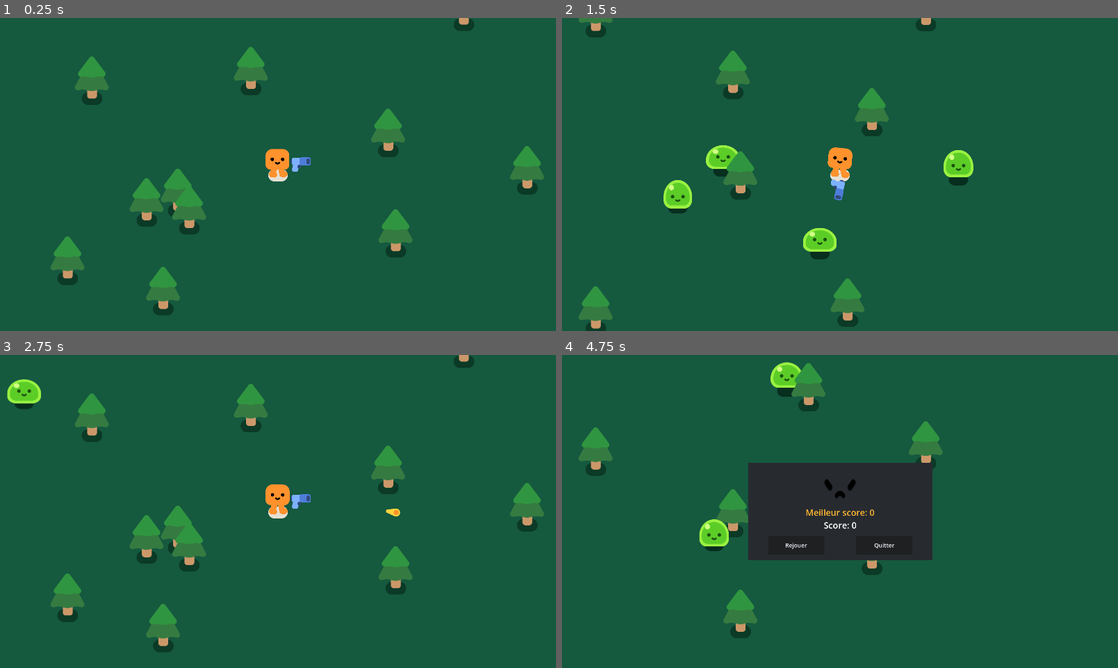
Above: before the commit, frames 1-4 (two rows, left to right).
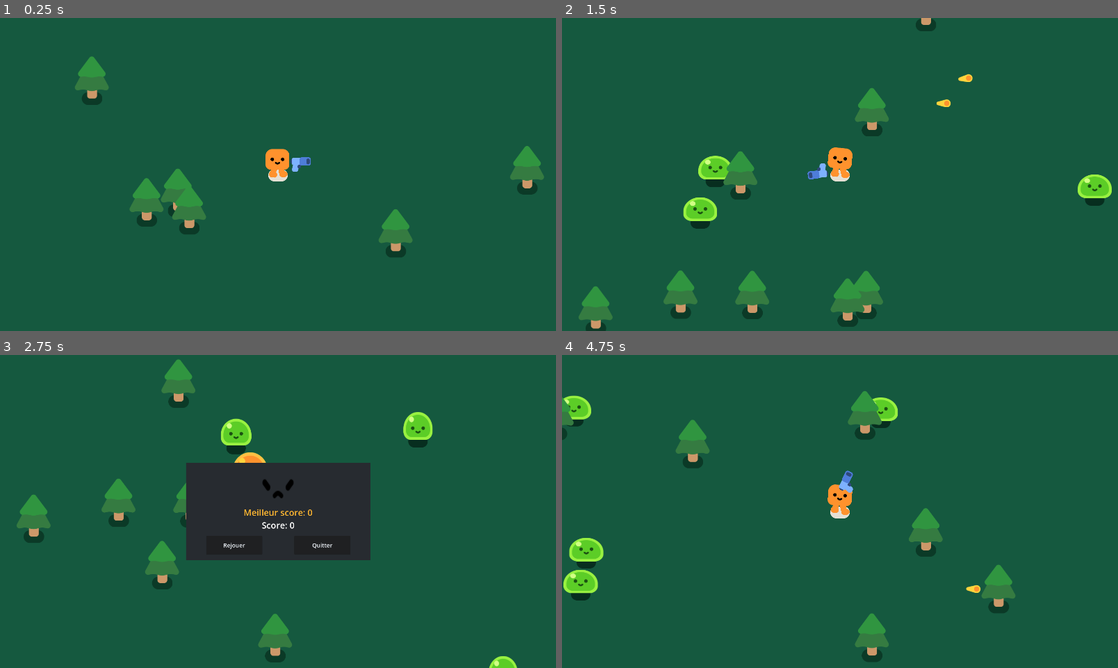
Above: after the commit, the same moments.

Repository: ava-hip/WIP-survivorgame
Game: Godot game, scene res://game.tscn
Two runs of this game, one before a commit and one after it. Both use one fixed random seed, a clock stepped at 60 frames per second and the inputs below.
Inputs (mouse positions are in pixels of both pictures, inside the frame that each line leads up to):
- Up to frame 1 (0.25 s): no input
- Up to frame 2 (1.5 s): hold D (move_right) 0.53-1.28 s; hold S (move_down) from 1.28 s (still down)
- Up to frame 3 (2.75 s): release S (move_down) at 2 s; click (233, 545) at 2 s, where only the run before the commit has a clickable "Rejouer"
- Up to frame 4 (4.75 s): click (795, 545) at 2.75 s, where only the run after the commit has a clickable "Rejouer"; hold D (move_right) 3.53-4.28 s; hold W (move_up) from 4.28 s (still down)

The runs differ from the first frame. In frame 1, 2.4% of the frame differs, in the area x 9-86%, y 0-95%; in frame 2, 5.5%; in frame 3, 20%, in the area x 1-98%, y 0-100%; in frame 4, 18%.

Commit message:
feat : arbres dynamiques

Diff:
--- a/game.tscn
+++ b/game.tscn
@@ -10,6 +10,9 @@
 "points": PackedVector2Array(0, 0, 0, 0, -122, -153, 0, 0, 0, 0, 2102, -158, 0, 0, 0, 0, 2108, 1243, 0, 0, 0, 0, -130, 1235, 0, 0, 0, 0, -122, -153)
 }
 point_count = 5
+
+[sub_resource type="RectangleShape2D" id="RectangleShape2D_kw523"]
+size = Vector2(3404, 2098)
 
 [node name="Game" type="Node2D"]
 y_sort_enabled = true
@@ -35,14 +38,24 @@
 position = Vector2(-122, -153)
 rotation = -0.0022482
 
+[node name="Path2D2" type="Path2D" parent="Player"]
+position = Vector2(-974, -572)
+curve = SubResource("Curve2D_fx10f")
+
+[node name="PathFollow2D" type="PathFollow2D" parent="Player/Path2D2"]
+position = Vector2(-122, -153)
+rotation = -0.0022482
+
+[node name="Area2D" type="Area2D" parent="Player"]
+
+[node name="CollisionShape2D" type="CollisionShape2D" parent="Player/Area2D"]
+shape = SubResource("RectangleShape2D_kw523")
+
 [node name="PineTree" parent="." instance=ExtResource("2_tk2wh")]
 position = Vector2(628, 688)
 
 [node name="PineTree4" parent="." instance=ExtResource("2_tk2wh")]
 position = Vector2(520, 721)
-
-[node name="PineTree13" parent="." instance=ExtResource("2_tk2wh")]
-position = Vector2(577, 1027)
 
 [node name="PineTree14" parent="." instance=ExtResource("2_tk2wh")]
 position = Vector2(880, 1294)
@@ -50,14 +63,11 @@
 [node name="PineTree6" parent="." instance=ExtResource("2_tk2wh")]
 position = Vector2(331, 301)
 
-[node name="PineTree7" parent="." instance=ExtResource("2_tk2wh")]
-position = Vector2(247, 922)
+[node name="PineTree9" parent="." instance=ExtResource("2_tk2wh")]
+position = Vector2(1215, -58)
 
-[node name="PineTree8" parent="." instance=ExtResource("2_tk2wh")]
-position = Vector2(1354, 481)
-
-[node name="PineTree9" parent="." instance=ExtResource("2_tk2wh")]
-position = Vector2(1615, 46)
+[node name="PineTree13" parent="." instance=ExtResource("2_tk2wh")]
+position = Vector2(-345, 554)
 
 [node name="PineTree10" parent="." instance=ExtResource("2_tk2wh")]
 position = Vector2(2020, 247)
@@ -71,14 +81,11 @@
 [node name="PineTree5" parent="." instance=ExtResource("2_tk2wh")]
 position = Vector2(667, 748)
 
-[node name="PineTree2" parent="." instance=ExtResource("2_tk2wh")]
-position = Vector2(880, 268)
-
 [node name="PineTree3" parent="." instance=ExtResource("2_tk2wh")]
 position = Vector2(1380, 828)
 
 [node name="Timer" type="Timer" parent="."]
-wait_time = 0.3
+wait_time = 0.4
 autostart = true
 
 [node name="MusicBG" type="AudioStreamPlayer" parent="."]
@@ -87,5 +94,11 @@
 volume_db = -20.0
 autoplay = true
 
+[node name="Trees" type="Timer" parent="."]
+wait_time = 0.125
+autostart = true
+
 [connection signal="health_depleted" from="Player" to="." method="_on_player_health_depleted"]
+[connection signal="body_exited" from="Player/Area2D" to="." method="_on_area_2d_body_exited"]
 [connection signal="timeout" from="Timer" to="." method="_on_timer_timeout"]
+[connection signal="timeout" from="Trees" to="." method="_on_trees_timeout"]
--- a/scripts/game.gd
+++ b/scripts/game.gd
@@ -1,12 +1,14 @@
 extends Node2D
 
 var score = 0
+const TREE_GROUP = "trees"
 
-#func spawn_and_destroy_tree():
-	#var new_tree = preload("res://scenes/pine_tree.tscn").instantiate()
-	#%PathFollow2D.progress_ratio = randf()
-	#new_tree.global_position = %PathFollow2D.global_position
-	#add_child(new_tree, true)
+func spawn_and_destroy_tree():
+	var new_tree = preload("res://scenes/pine_tree.tscn").instantiate()
+	%PathFollow2D.progress_ratio = randf()
+	new_tree.global_position = %PathFollow2D.global_position
+	add_child(new_tree, true)
+	new_tree.add_to_group("trees")
 
 func spawn_mob():
 	var new_mob = preload("res://scenes/mob.tscn").instantiate()
@@ -17,7 +19,16 @@
 func _on_timer_timeout():
 	spawn_mob()
 
+func _on_trees_timeout():
+	spawn_and_destroy_tree()
+
 func _on_player_health_depleted():
 	GameoverInterface.visible = true
 	GameoverInterface.gameover_interface_on()
 	GameoverInterface.display_score()
+
+
+
+func _on_area_2d_body_exited(body):
+	if body.is_in_group(TREE_GROUP):
+		body.queue_free()
Not shown, changed: export_presets.cfg
Not shown, changed: exports/survivor/survivor.apple-touch-icon.png.import
Not shown, changed: exports/survivor/survivor.icon.png.import
Not shown, changed: exports/survivor/survivor.png.import
Not shown: 1 places in game.tscn that only renumber resources
Not shown, changed: exports/survivor.zip
Not shown, changed: exports/survivor/index.html
Not shown, changed: exports/survivor/survivor.pck
